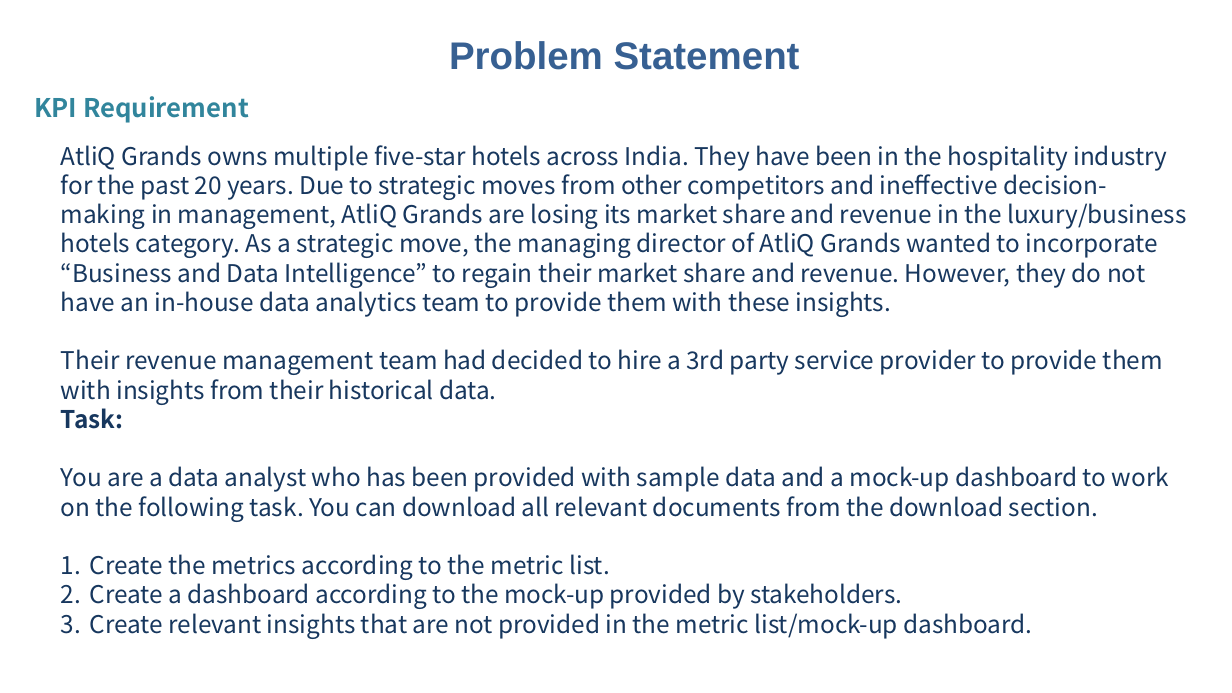
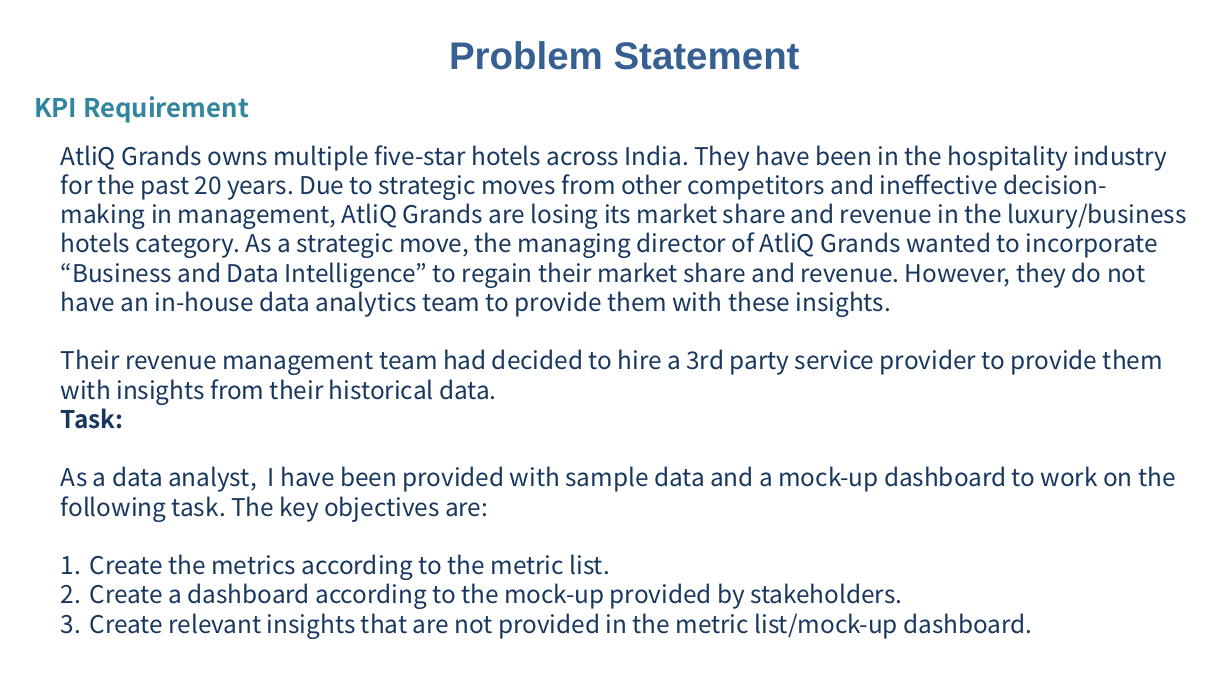
Before and after one commit to saimun4all/PowerBI-Hospitality-Domain-Dashboard, a slide deck: slide 1 of Problem statement.pptx. Drawn at 1232x693 pixels with LibreOffice and Linux fonts; fonts in the diff are those of the drawing; background and template pictures are left out. Boxes give left, top, right and bottom in pixels: in the first picture for what was removed or moved away, otherwise in the second. Text is boxed around its words. In the diff, an @@ line names an element or a change of style, - is before the commit and + after.

```diff
--- a/Problem statement.pptx
+++ b/Problem statement.pptx
@@ text at (x1=61, y1=408, x2=1175, y2=522): text changed @@
-Task:
-You are a data analyst who has been provided with sample data and a mock-up dashboard to work on the following task. You can download all relevant documents from the download section.
+Task:
+As a data analyst, I have been provided with sample data and a mock-up dashboard to work on the following task. The key objectives are:
```
Also in this commit, not shown: 1 other file.
